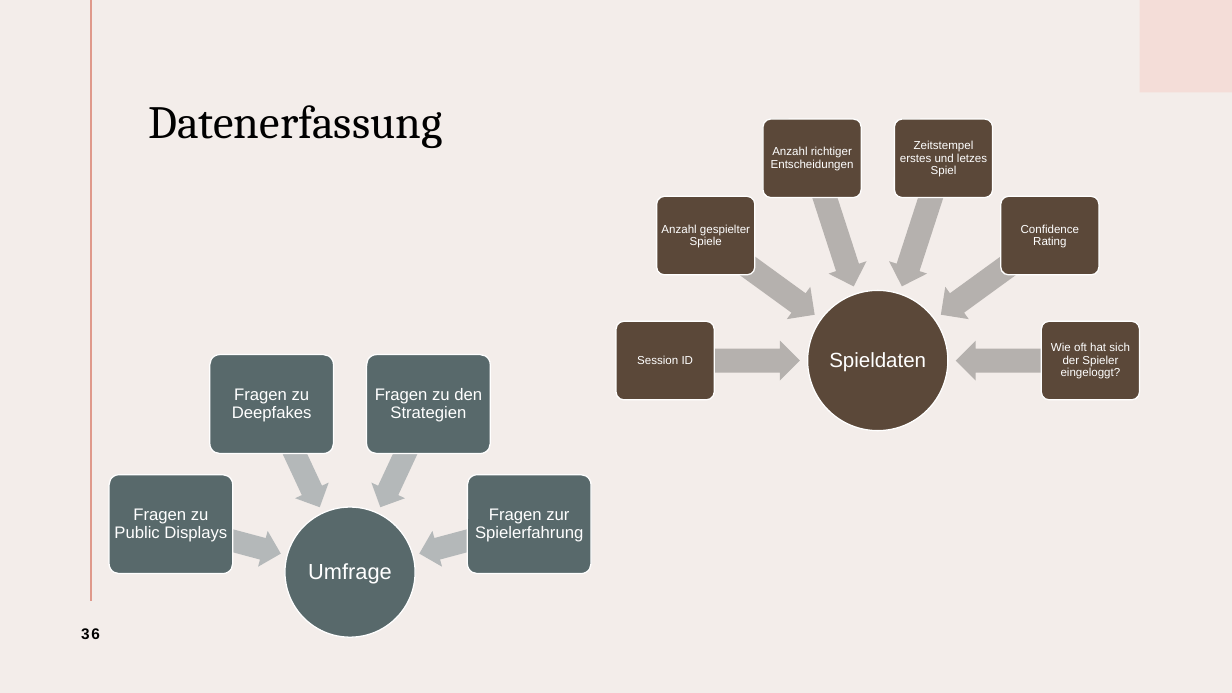
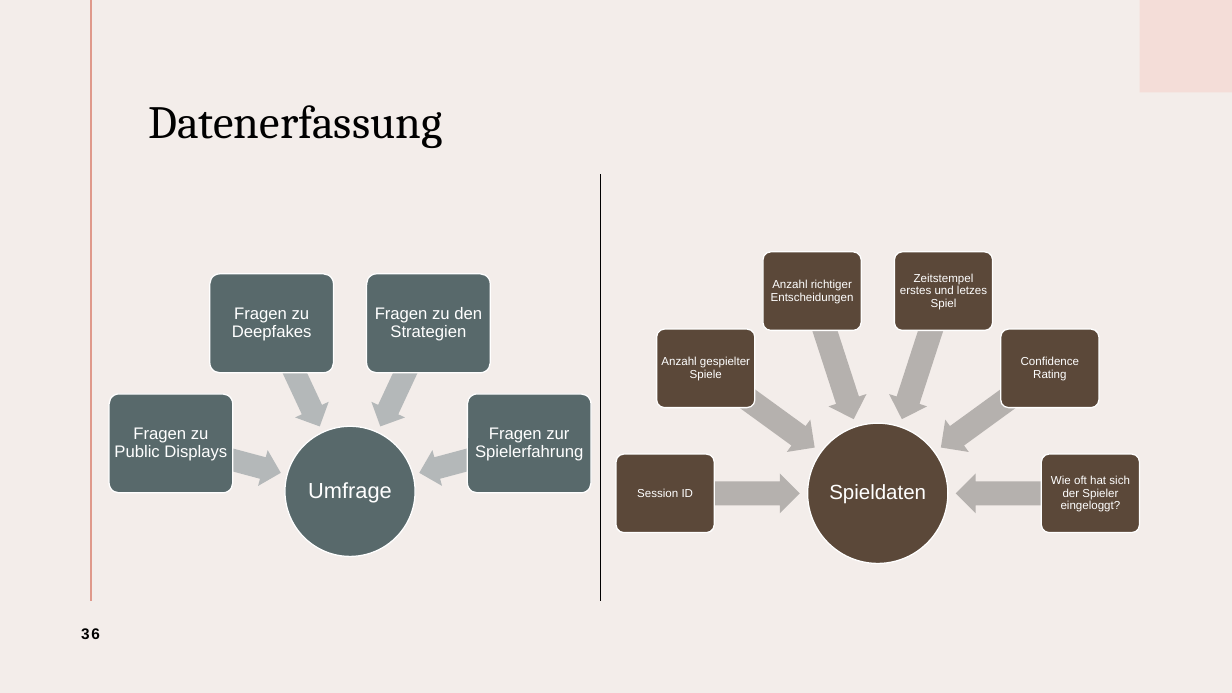
Before and after one commit to ToniHantschmann/deepfake_detector, a slide deck: slide 36 of presentation/presentation.pptx. Drawn at 1232x693 pixels with LibreOffice and Linux fonts; fonts in the diff are those of the drawing. Boxes give left, top, right and bottom in pixels: in the first picture for what was removed or moved away, otherwise in the second. Text is boxed around its words. In the diff, an @@ line names an element or a change of style, - is before the commit and + after.

```diff
--- a/presentation/presentation.pptx
+++ b/presentation/presentation.pptx
@@ line added from (601, 175) to (601, 601), #000000 0.5 pt @@
@@ left arrow removed at bbox=[694, 219, 827, 331] @@
@@ left arrow removed at bbox=[929, 219, 1062, 331] @@
@@ rounded rectangle: place and size @@
-rounded rectangle at bbox=[657, 196, 755, 274]
+rounded rectangle at bbox=[763, 252, 861, 331]
@@ rounded rectangle: place and size @@
-rounded rectangle at bbox=[1001, 196, 1099, 274]
+rounded rectangle at bbox=[895, 252, 993, 331]
@@ 7 texts, 2 left arrows, 1 ellipse: place and size @@
-7 texts, 2 left arrows, 1 ellipse at bbox=[637, 140, 1130, 431]
+7 texts, 2 left arrows, 1 ellipse at bbox=[637, 273, 1130, 564]
@@ rounded rectangle: place and size @@
-rounded rectangle at bbox=[616, 322, 714, 400]
+rounded rectangle at bbox=[657, 329, 755, 408]
@@ rounded rectangle: place and size @@
-rounded rectangle at bbox=[1042, 322, 1140, 400]
+rounded rectangle at bbox=[1001, 329, 1099, 408]
@@ left arrow at bbox=[694, 352, 827, 464]: rotation 180 to 216 degrees @@
@@ left arrow at bbox=[929, 352, 1062, 464]: rotation 0 to 324 degrees @@
@@ 5 texts, 4 left arrows, 4 rounded rectangles, 1 ellipse: place and size @@
-5 texts, 4 left arrows, 4 rounded rectangles, 1 ellipse at bbox=[109, 355, 592, 638]
+5 texts, 4 left arrows, 4 rounded rectangles, 1 ellipse at bbox=[109, 274, 592, 556]
@@ rounded rectangle: place and size @@
-rounded rectangle at bbox=[763, 119, 861, 198]
+rounded rectangle at bbox=[616, 454, 714, 532]
@@ left arrow added at bbox=[665, 473, 800, 513], fill #B5B1AF @@
@@ left arrow added at bbox=[956, 473, 1091, 513], fill #B5B1AF @@
@@ rounded rectangle: place and size @@
-rounded rectangle at bbox=[895, 119, 993, 198]
+rounded rectangle at bbox=[1042, 454, 1140, 532]
```
Also in this commit, not shown: 6 other slides changed, 9 slides added, 1 slide removed.
